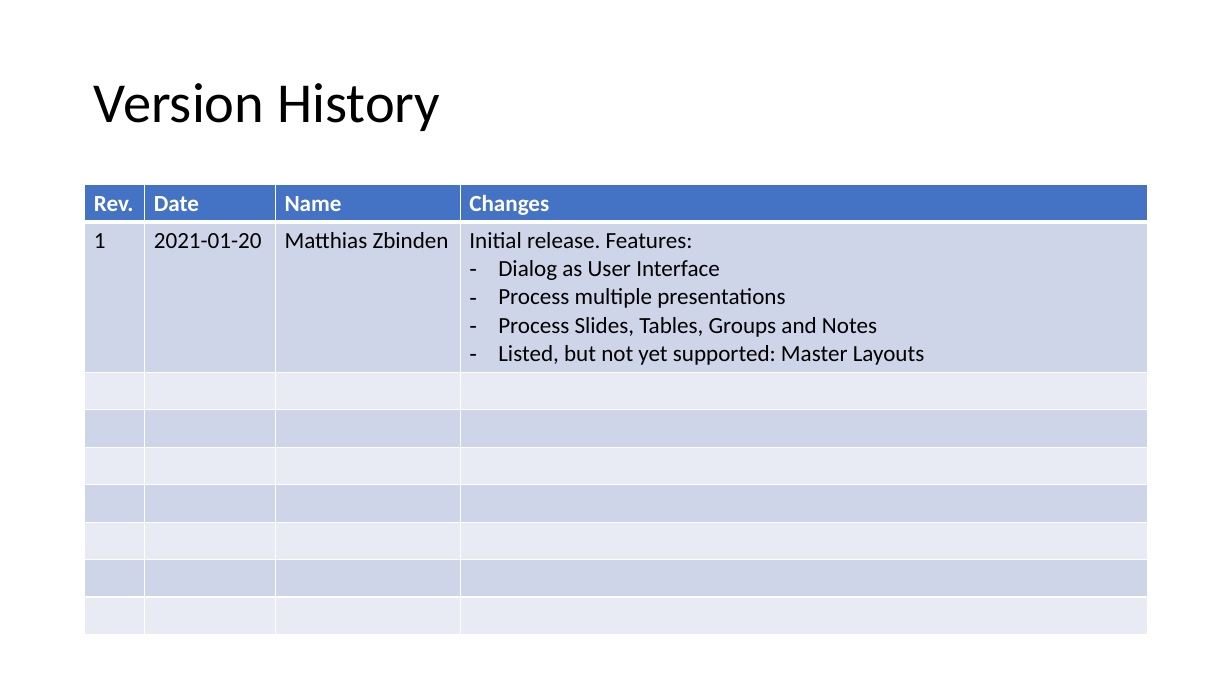
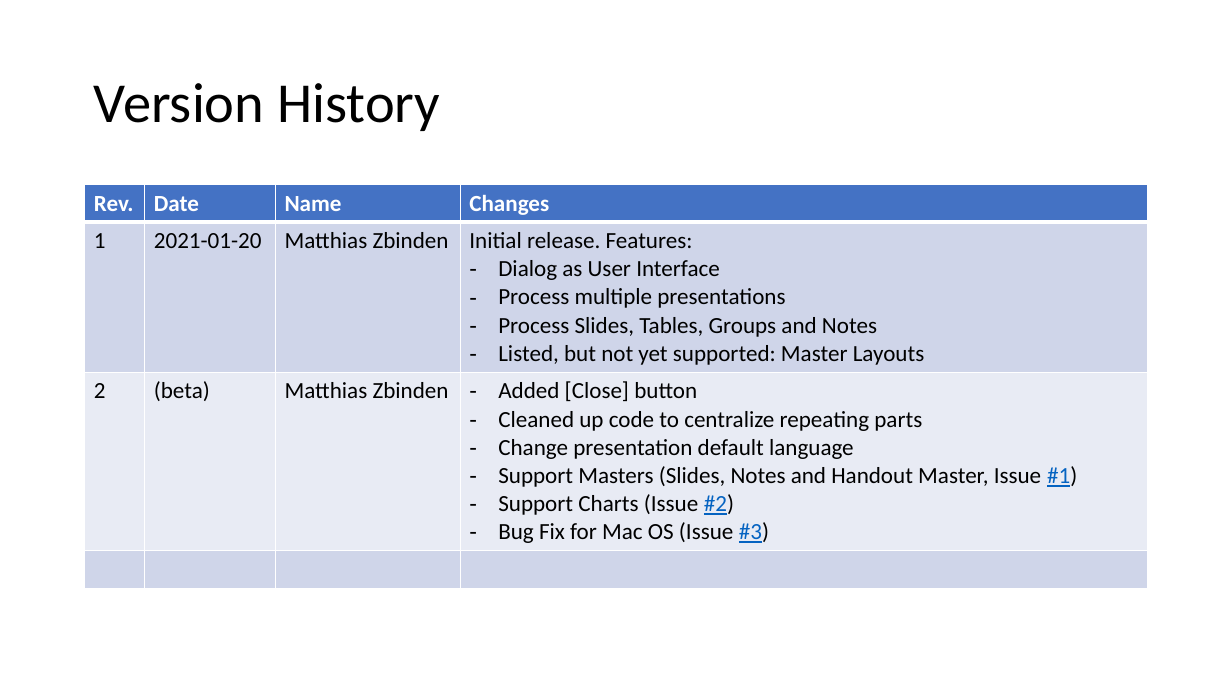
Before and after one commit to MatthiasZbinden/MSOfficeTools, a slide deck: slide 2 of ppt_GloballyChangeLang.pptm. Drawn at 1232x693 pixels with LibreOffice and Linux fonts; fonts in the diff are those of the drawing. Boxes give left, top, right and bottom in pixels: in the first picture for what was removed or moved away, otherwise in the second. Text is boxed around its words. In the diff, an @@ line names an element or a change of style, - is before the commit and + after.

Commit message:
[ppt_GloballyChangeLang] [BETA] Release candidate. - Added new features (master slides, issue #1, charts, issue #2) - Bugfix for Mac OS (issue #3) - Not tested extensively. Sometimes problems with certain chart types.

```diff
--- a/ppt_GloballyChangeLang.pptm
+++ b/ppt_GloballyChangeLang.pptm
@@ table at <box>85,185,1148,583</box> @@
+row 3: 2 | (beta) | Matthias Zbinden | Added [Close] button / Cleaned up code to centralize repeating parts / Change presentation default language / Support Masters (Slides, Notes and Handout Master, Issue #1) / Support Charts (Issue #2) / Bug Fix for Mac OS (Issue #3)
-row 4:  |  |  | 
-row 5:  |  |  | 
-row 6:  |  |  | 
-row 7:  |  |  | 
-row 8:  |  |  | 
-row 9:  |  |  | 
```
Also in this commit, not shown: 1 other slide changed, 2 other files.
